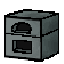
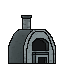
Comparing the layer stacks of the two 64px x 64px images. Changes:
removed layer "Furnance" over box(4, 9, 59, 62)
renamed "Rawpotato" to "Furnancenonfire", showed it, painted on it over box(5, 9, 56, 64)
